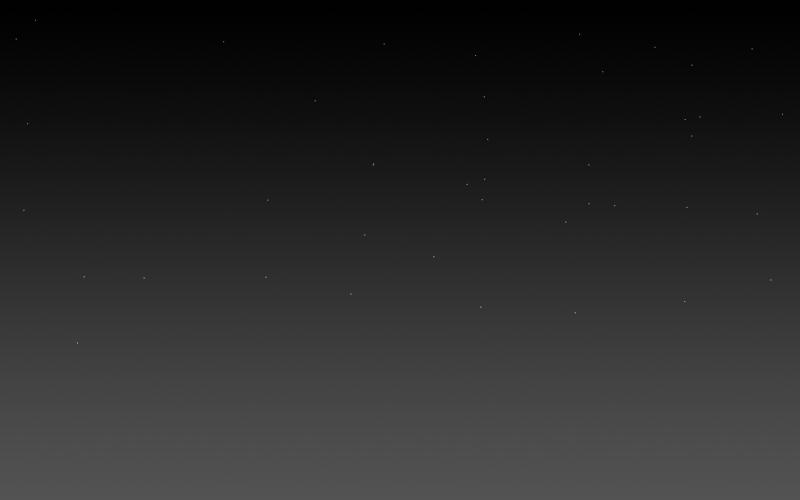
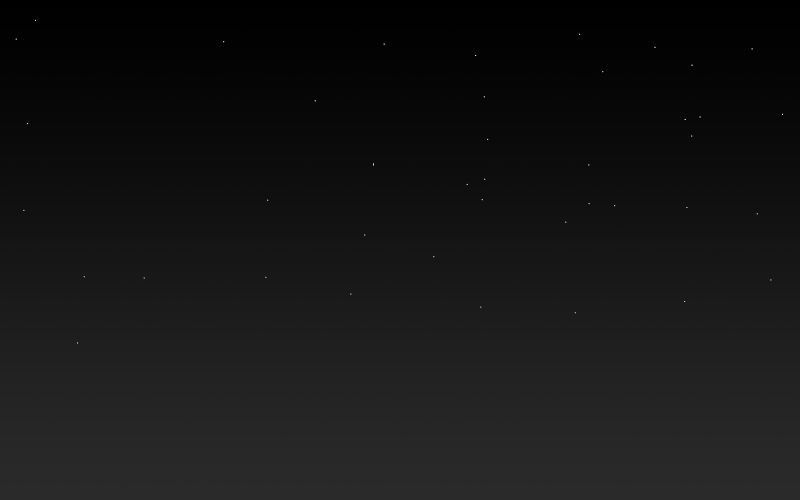
Revision of a layered 800x500 image; what changed, layer by layer:
"stars": opacity 47% → 100%, painted on it over bbox(0, 19, 800, 500)
"Layer 6": opacity 100% → 27% over bbox(0, 19, 800, 500)
